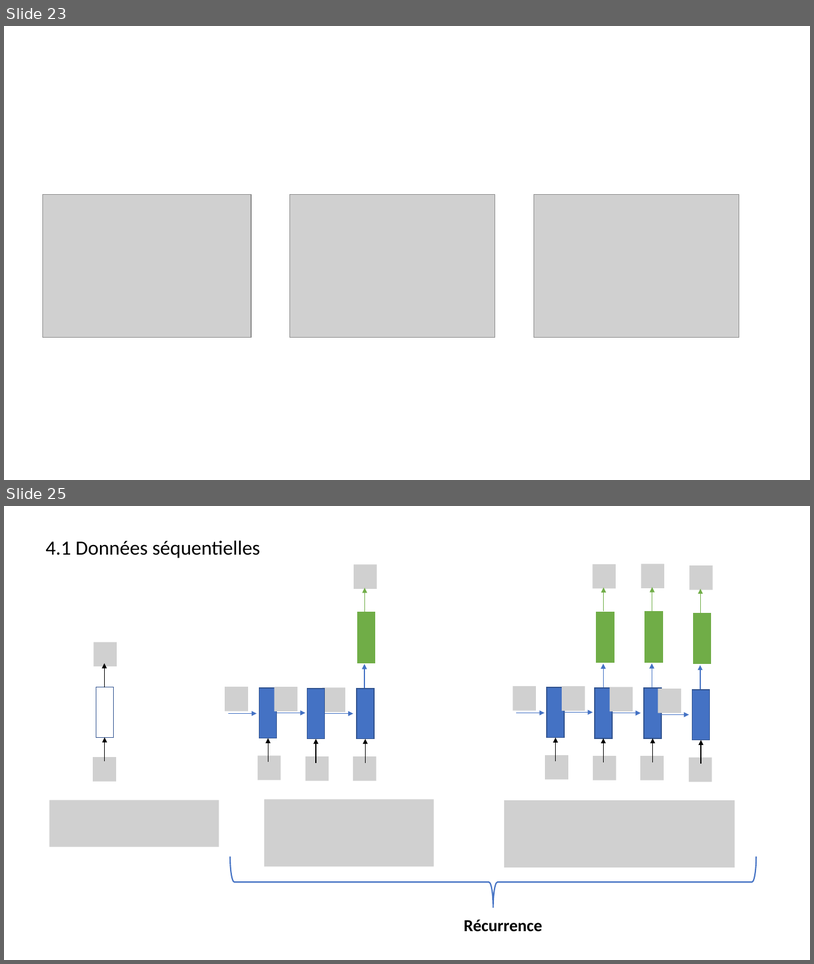
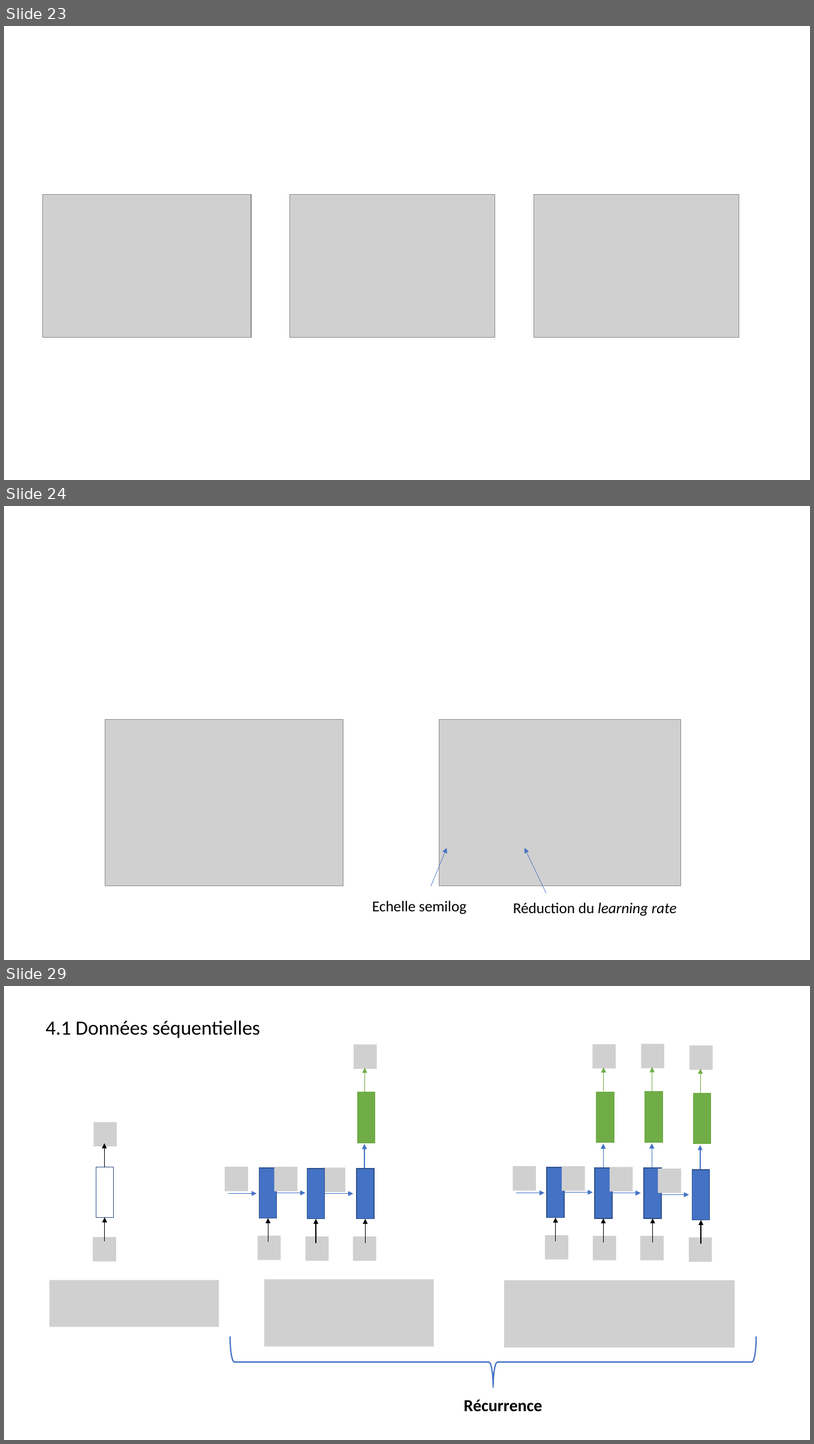
Before and after one commit to jolindien-git/jolindien-git.github.io, a slide deck: Intelligence Artificielle et Analyse de donnees.pptx. Shown one above the other, each under a label of ours: slides 23 and 25 before the commit, slides 23, 24 and 29 after it; the slides between them are not shown. The pictures are 814x964 and 814x1444 pixels, drawn with LibreOffice and Linux fonts; fonts in the diff are those of the drawing; grey boxes stand for pictures. Boxes give left, top, right and bottom in pixels: in the first picture for what was removed or moved away, otherwise in the second. Text is boxed around its words. In the diff, an @@ line names an element or a change of style, - is before the commit and + after.

```diff
--- a/Intelligence Artificielle et Analyse de donnees.pptx
+++ b/Intelligence Artificielle et Analyse de donnees.pptx
@@ slide 24 added at bbox=[4, 506, 810, 960], background #FFFFFF @@
@@ picture added at bbox=[105, 719, 344, 886] @@
@@ picture added at bbox=[440, 719, 681, 886] @@
@@ arrow added from (431, 886) to (447, 848), #4472C4 0.5 pt @@
@@ arrow added from (546, 893) to (525, 848), #4472C4 0.5 pt @@
@@ text added at bbox=[372, 900, 467, 914], 18 pt, text #000000 @@
+Echelle semilog
@@ text added at bbox=[513, 902, 677, 916], 18 pt, text #000000, italic @@
+Réduction du learning rate
@@ what was slide 25 is now slide 29 @@
```
Also in this commit, not shown: 4 slides changed, 5 other slides added, 1 slide removed, 4 other files.
